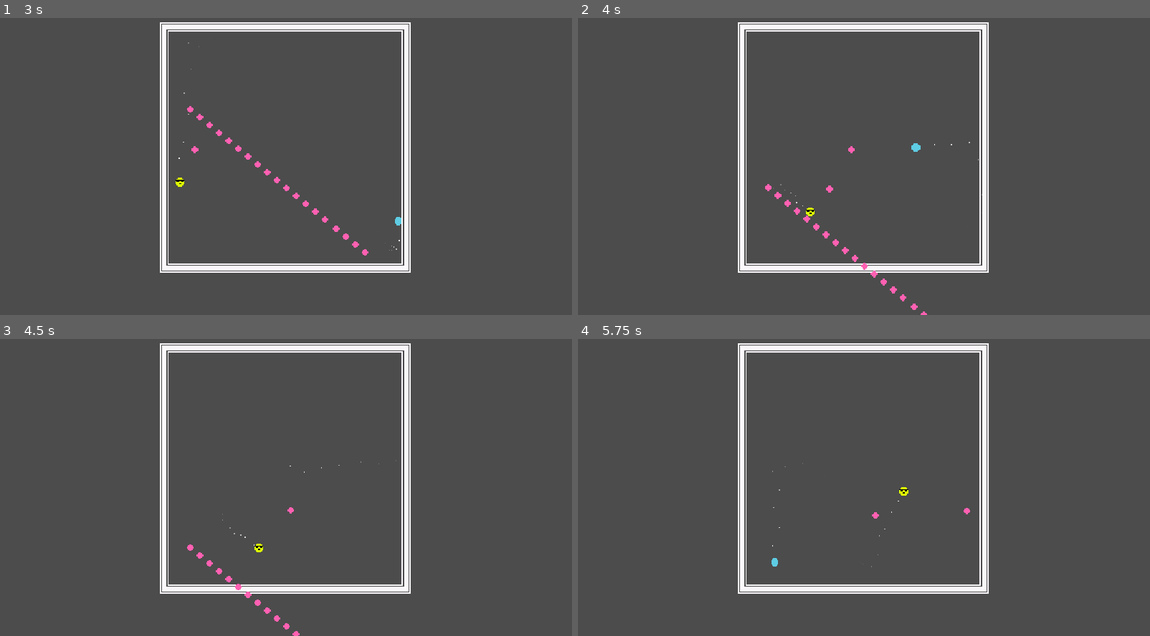
Above: before the commit, frames 1-4 (two rows, left to right).
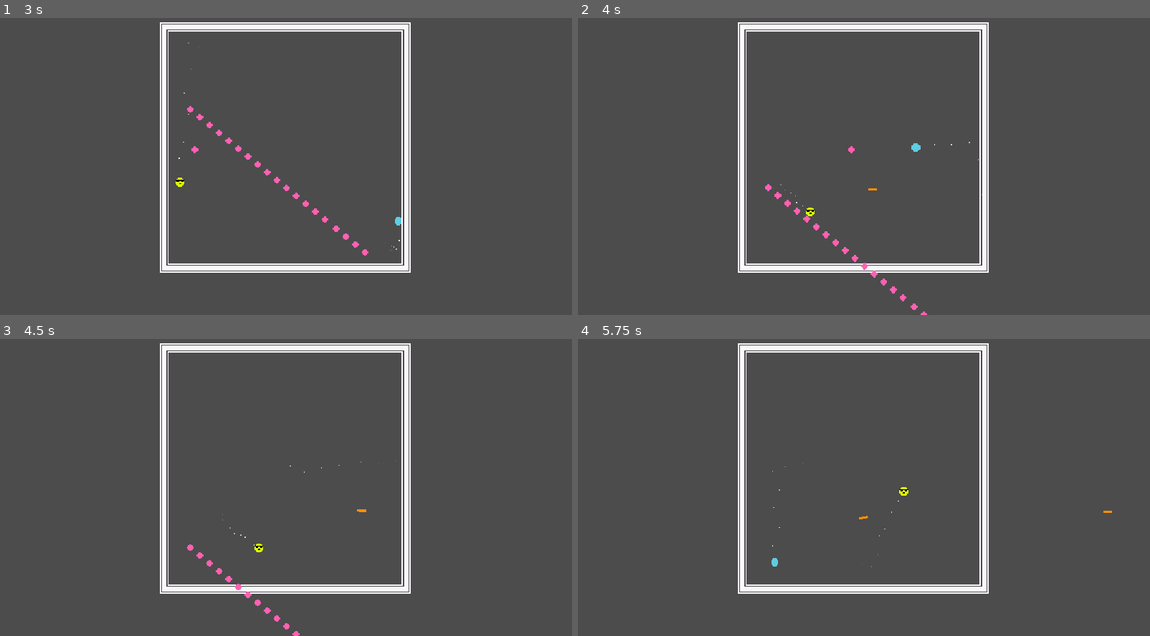
Above: after the commit, the same moments.

Repository: kingoftheconnors/bullet-hell-awesome
Game: Godot game, scene res://test.tscn
Two runs of this game, one before a commit and one after it. Both use one fixed random seed, a clock stepped at 60 frames per second and the inputs below. The project has no main scene, so this scene is started directly.
Inputs:
- Up to frame 1 (3 s): tap Enter at 0.5 s; hold Right (ui_right) 0.53-1.28 s; hold Down (ui_down) 1.28-2.03 s; hold Right (ui_right) 2.03-2.78 s; hold Up (ui_up) from 2.78 s (still down)
- Up to frame 2 (4 s): release Up (ui_up) at 3.53 s; hold Left (ui_left) from 3.53 s (still down)
- Up to frame 3 (4.5 s): keep holding Left (ui_left)
- Up to frame 4 (5.75 s): release Left (ui_left) at 5.03 s; hold Down (ui_down) from 5.03 s (still down)

Frame 1 is identical in both runs. In frame 2, less than 0.1% of the frame differs, in the area x 43-53%, y 56-59%; in frame 3, less than 0.1%; in frame 4, less than 0.1%, in the area x 49-94%, y 56-61%.

Commit message:
Add Flechettes

Diff:
--- a/Bullets/Bullet.gd
+++ b/Bullets/Bullet.gd
@@ -1,7 +1,7 @@
 extends Area2D
 
 var direction : Vector2 = Vector2.RIGHT
-const SPEED = 70
+export(int) var SPEED = 70
 
 func _ready():
 	$DestructionTimer.start()
--- a/Bullets/BulletSpawner.gd
+++ b/Bullets/BulletSpawner.gd
@@ -21,7 +21,7 @@
 
 func shoot_at_player():
 	var player = get_tree().root.get_node("Level/Player")
-	var bullet = preload("res://Bullets/Bullet.tscn").instance()
+	var bullet = preload("res://Bullets/Flechette.tscn").instance()
 	bullet.direction = (player.global_position - global_position).normalized()
 	get_tree().root.get_node("Level").add_child(bullet)
 	bullet.global_position = self.global_position
--- /dev/null
+++ b/Bullets/Flechette.tscn
@@ -0,0 +1,26 @@
+[gd_scene load_steps=5 format=2]
+
+[ext_resource path="res://Bullets/flechette.png" type="Texture" id=1]
+[ext_resource path="res://Bullets/Bullet.gd" type="Script" id=2]
+[ext_resource path="res://Bullets/FlechetteRotate.gd" type="Script" id=3]
+
+[sub_resource type="CircleShape2D" id=1]
+radius = 3.0
+
+[node name="Area2D" type="Area2D"]
+collision_layer = 2
+script = ExtResource( 2 )
+SPEED = 120
+
+[node name="Sprite" type="Sprite" parent="."]
+texture = ExtResource( 1 )
+script = ExtResource( 3 )
+
+[node name="CollisionShape2D" type="CollisionShape2D" parent="."]
+shape = SubResource( 1 )
+
+[node name="DestructionTimer" type="Timer" parent="."]
+wait_time = 15.0
+
+[connection signal="body_entered" from="." to="." method="_on_Area2D_body_entered"]
+[connection signal="timeout" from="DestructionTimer" to="." method="_on_DestructionTimer_timeout"]
--- /dev/null
+++ b/Bullets/FlechetteRotate.gd
@@ -0,0 +1,5 @@
+extends Sprite
+
+# Called when the node enters the scene tree for the first time.
+func _ready():
+	rotation = get_parent().direction.angle()
Binary file added: Bullets/flechette.png
Not shown, added: Bullets/flechette.png.import
